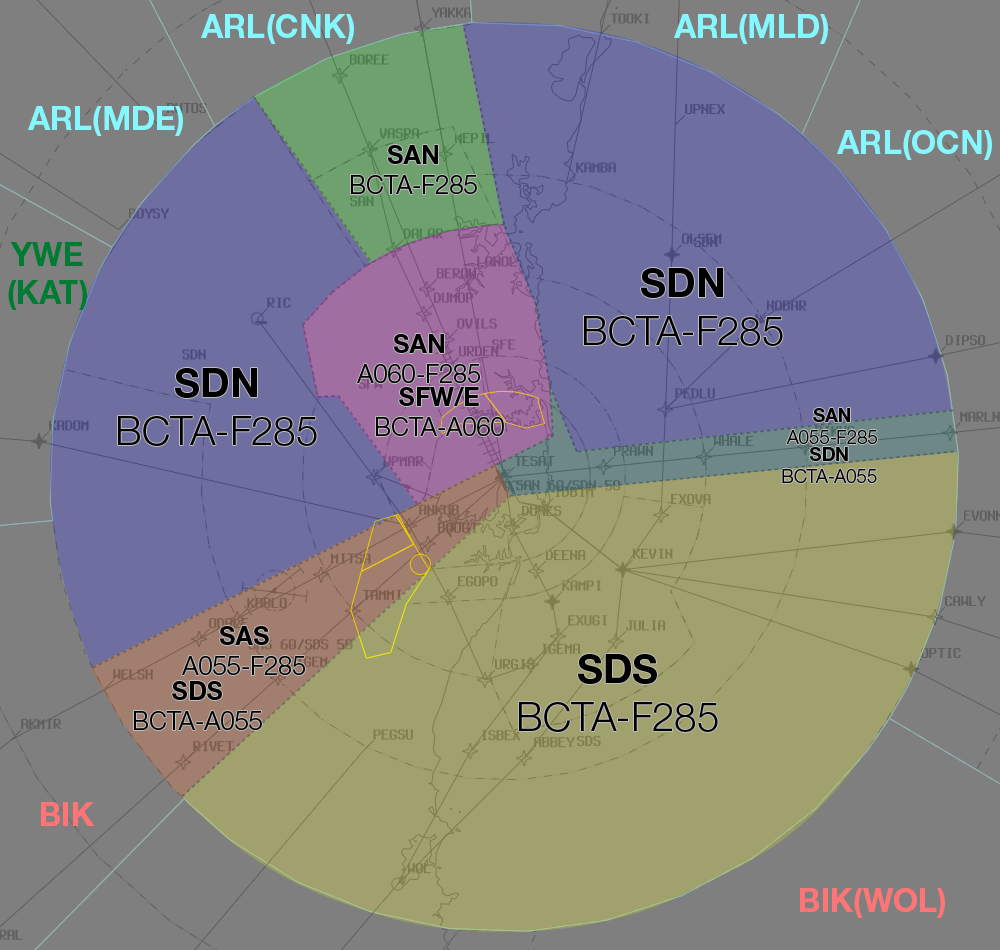
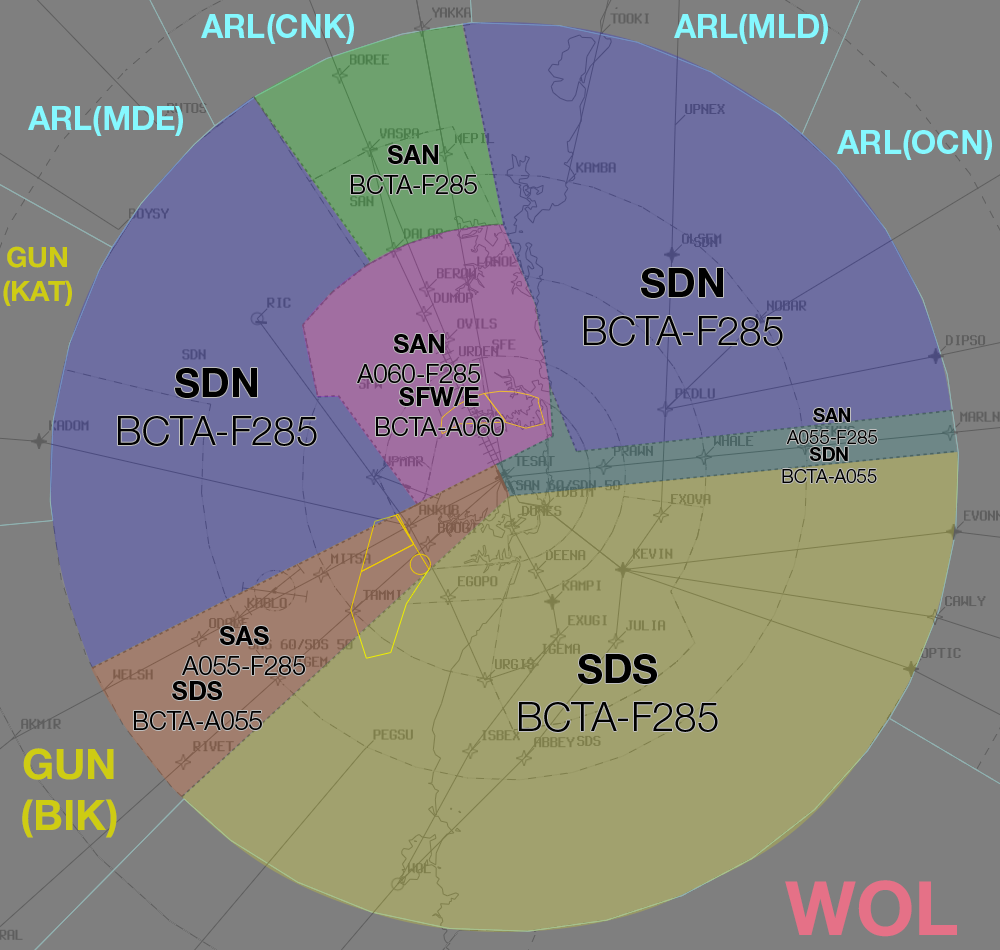
The second 1000x950 image is a revision of the first. Changes to its layers:
renamed "BIK" to "GUN (BIK)", moved it above "GUN (KAT)", painted on it over [left=22, top=748, right=117, bottom=838]
renamed "YWE (KAT)" to "GUN (KAT)", painted on it over [left=3, top=242, right=87, bottom=310]
renamed "BIK(WOL)" to "WOL", painted on it over [left=785, top=880, right=957, bottom=937]